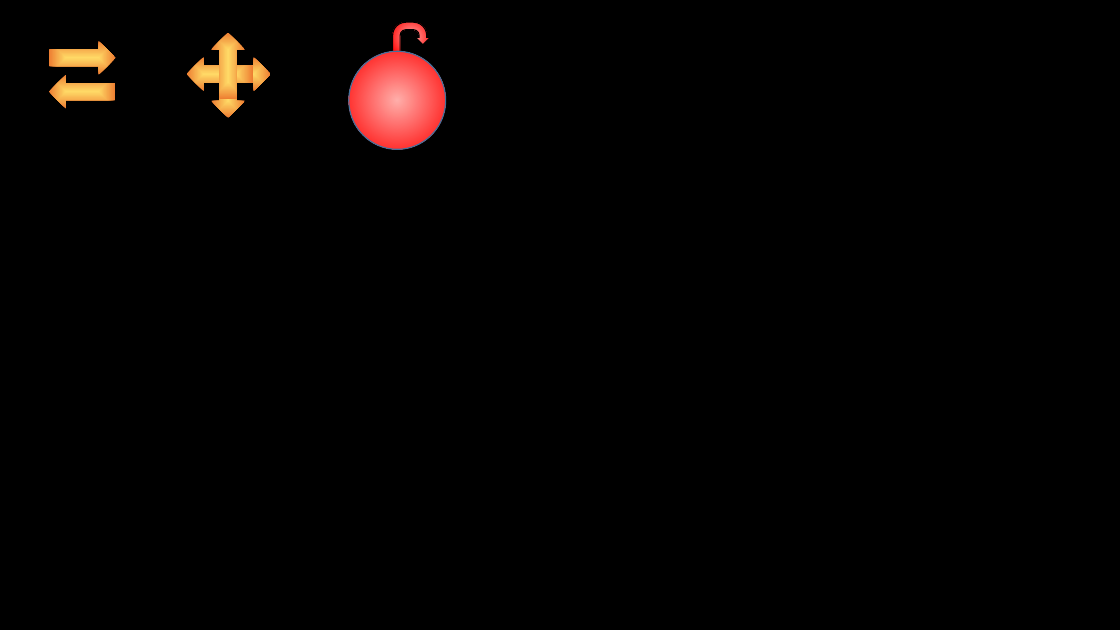
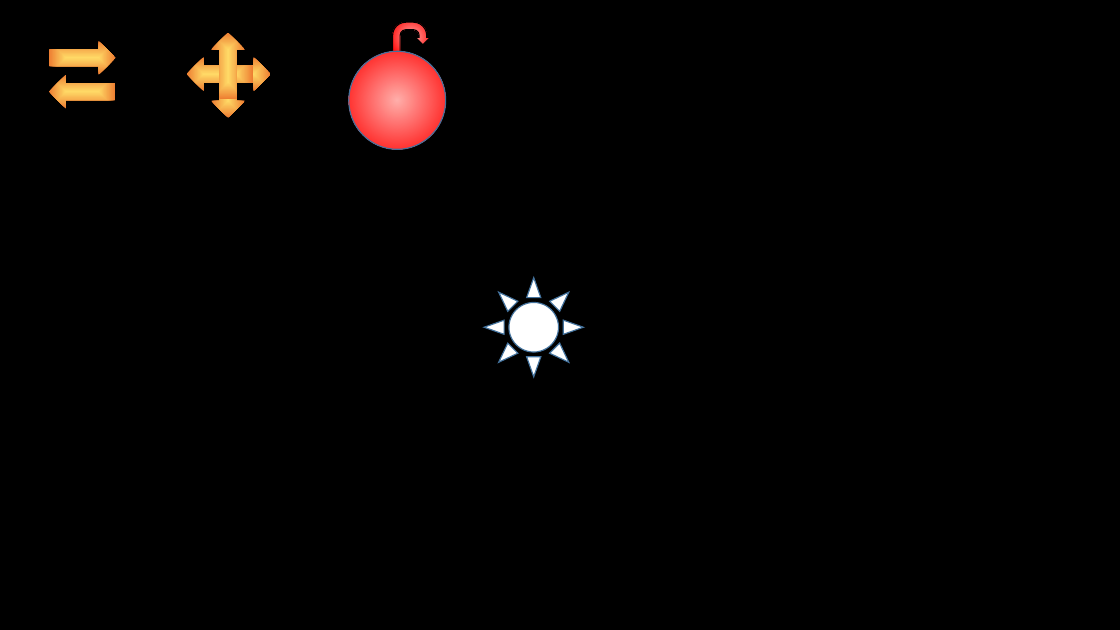
Before and after one commit to DanGrew/Gnocchi, a slide deck: slide 6 of gnocchi/src/uk/dangrew/gnocchi/ui/resources/grid-icons.pptx. Drawn at 1120x630 pixels with LibreOffice and Linux fonts; fonts in the diff are those of the drawing. Boxes give left, top, right and bottom in pixels: in the first picture for what was removed or moved away, otherwise in the second. Text is boxed around its words. In the diff, an @@ line names an element or a change of style, - is before the commit and + after.

```diff
--- a/gnocchi/src/uk/dangrew/gnocchi/ui/resources/grid-icons.pptx
+++ b/gnocchi/src/uk/dangrew/gnocchi/ui/resources/grid-icons.pptx
@@ sun added at bbox=[484, 278, 583, 377], fill #FFFFFF, outline #43739E 1 pt @@
```
Also in this commit, not shown: 9 other files.
